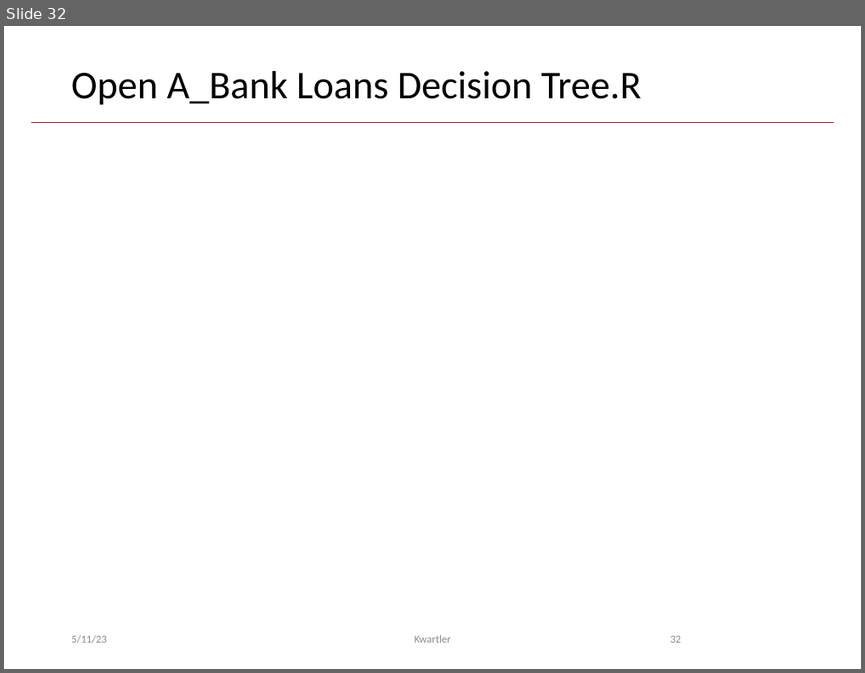
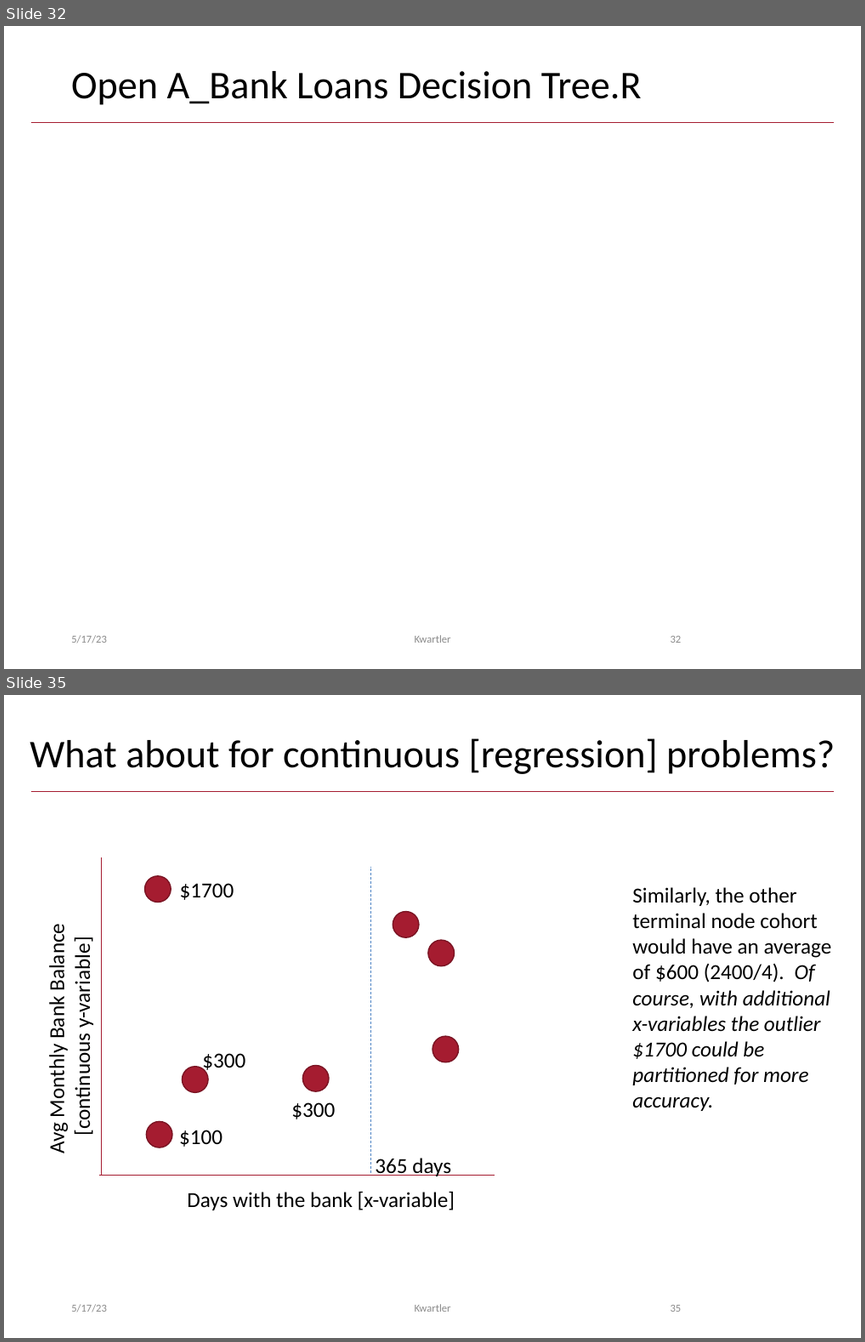
Before and after one commit to kwartler/Hult_Intro2R, a slide deck: lessons/E_DataPrep_Rpart_RF/A_Decision Trees.pptx. Shown one above the other, each under a label of ours: slide 32 before the commit, slides 32 and 35 after it; the slides between them are not shown. The pictures are 865x673 and 865x1342 pixels, drawn with LibreOffice and Linux fonts; fonts in the diff are those of the drawing. Boxes give left, top, right and bottom in pixels: in the first picture for what was removed or moved away, otherwise in the second. Text is boxed around its words. In the diff, an @@ line names an element or a change of style, - is before the commit and + after.

Commit message:
update pptx

```diff
--- a/lessons/E_DataPrep_Rpart_RF/A_Decision Trees.pptx
+++ b/lessons/E_DataPrep_Rpart_RF/A_Decision Trees.pptx
@@ slide 35 added at (4,695,861,1338), background #FFFFFF; not listed: 1 template element that a slide beside it also shows @@
@@ title added at (30,738,834,774), 33 pt, text #000000 @@
+What about for continuous [regression] problems?
@@ line added from (101, 1174) to (101, 858), #A51C30 0.5 pt @@
@@ line added from (370, 1172) to (370, 867), #4E84C4 0.5 pt dashed @@
@@ ellipse added at (144,876,171,902), fill #A51C30, outline #7A1524 1 pt @@
@@ text added at (180,883,234,900), 18 pt, text #000000 @@
+$1700
@@ text added at (632,887,832,1111), 18 pt, text #000000, italic @@
+Similarly, the other terminal node cohort would have an average of $600 (2400/4). Of course, with additional x-variables the outlier $1700 could be partitioned for more accuracy.
@@ ellipse added at (393,912,419,937), fill #A51C30, outline #7A1524 1 pt @@
@@ text added at (44,930,96,1153), 18 pt, text #000000 @@
+Avg Monthly Bank Balance
+[continuous y-variable]
@@ ellipse added at (428,940,454,966), fill #A51C30, outline #7A1524 1 pt @@
@@ ellipse added at (432,1036,458,1061), fill #A51C30, outline #7A1524 1 pt @@
@@ ellipse added at (182,1066,208,1092), fill #A51C30, outline #7A1524 1 pt @@
@@ text added at (202,1053,245,1072), 18 pt, text #000000 @@
+$300
@@ ellipse added at (303,1065,329,1091), fill #A51C30, outline #7A1524 1 pt @@
@@ text added at (291,1102,335,1119), 18 pt, text #000000 @@
+$300
@@ ellipse added at (146,1121,172,1146), fill #A51C30, outline #7A1524 1 pt @@
@@ text added at (179,1129,222,1146), 18 pt, text #000000 @@
+$100
@@ line added from (100, 1174) to (494, 1174), #A51C30 0.5 pt @@
@@ text added at (375,1157,451,1176), 18 pt, text #000000 @@
+365 days
@@ text added at (187,1191,454,1210), 18 pt, text #000000 @@
+Days with the bank [x-variable]
@@ text added at (71,1304,107,1312), 9 pt, text #8C8C8C @@
+5/17/23
@@ text added at (415,1304,451,1311), 9 pt, text #8C8C8C @@
+Kwartler
@@ page number added at (670,1304,681,1311), 9 pt, text #8C8C8C @@
+35
@@ slide 32 changed as well @@
@@ text at (71,635,107,643): text changed @@
-5/11/23
+5/17/23
```
Also in this commit, not shown: 31 other slides changed, 3 other slides added.
